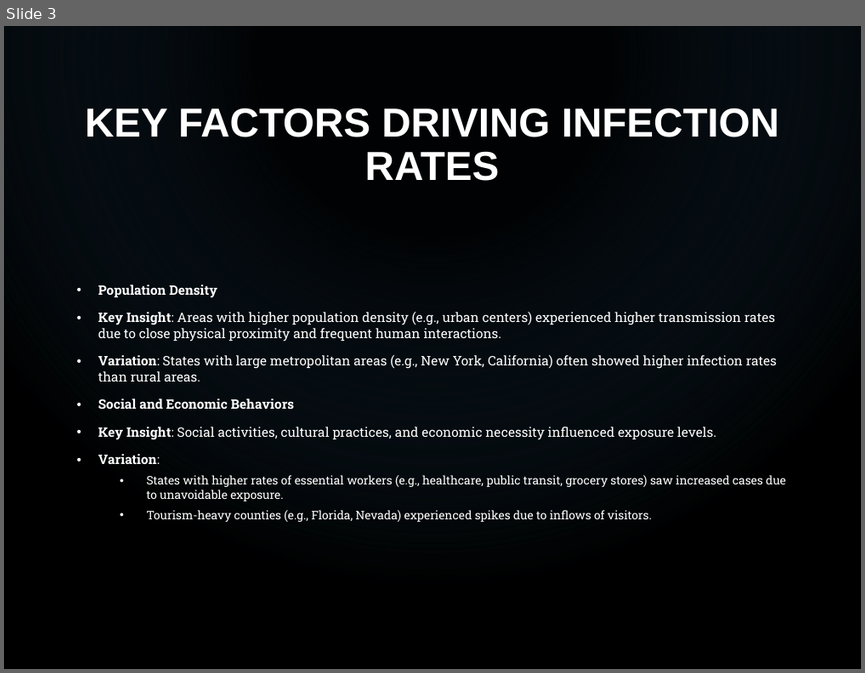
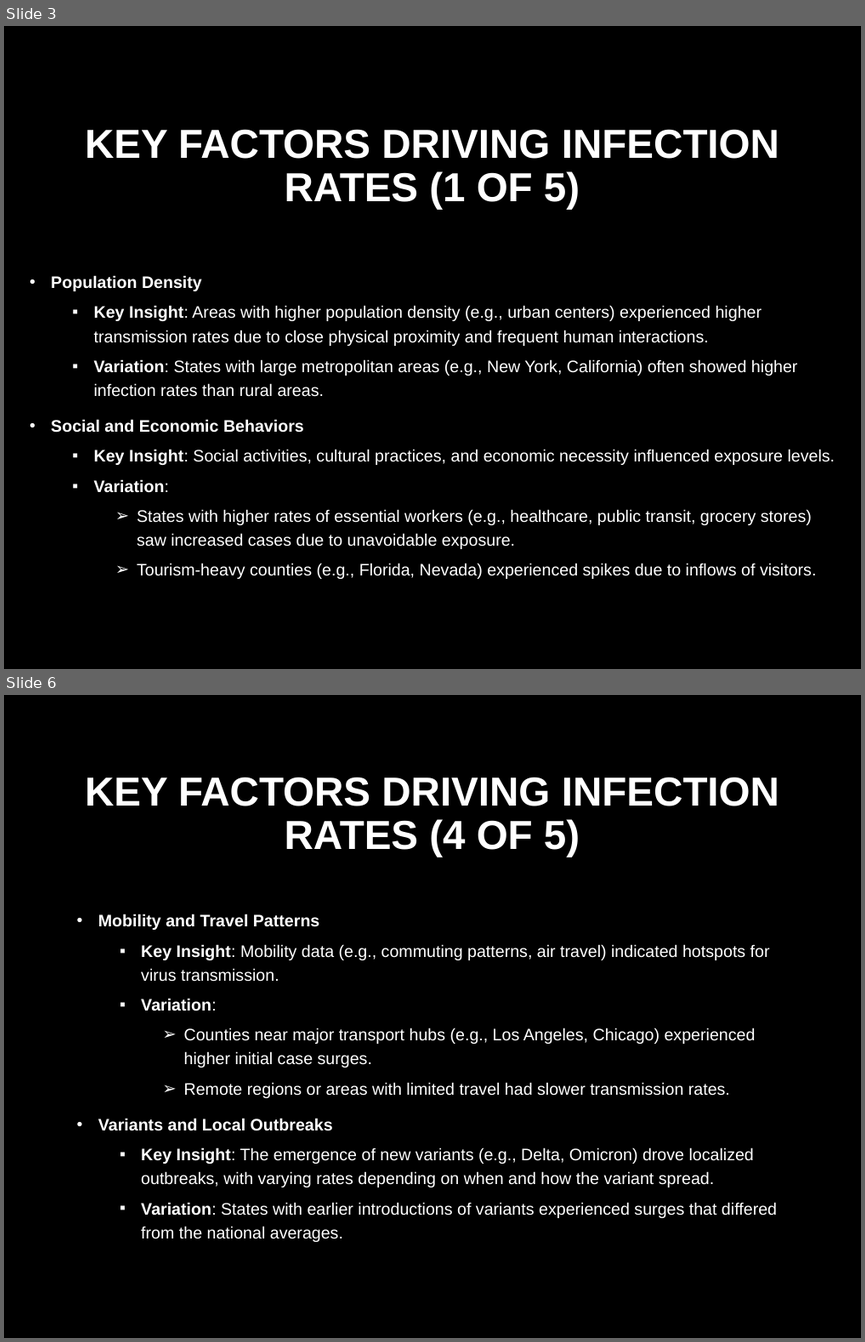
Before and after one commit to ryancmedina/project-one, a slide deck: Infection_Trends_COVID19_Presentation.pptx. Shown one above the other, each under a label of ours: slide 3 before the commit, slides 3 and 6 after it; the slides between them are not shown. The pictures are 865x673 and 865x1342 pixels, drawn with LibreOffice and Linux fonts; fonts in the diff are those of the drawing; background and template pictures are left out. Boxes give left, top, right and bottom in pixels: in the first picture for what was removed or moved away, otherwise in the second. Text is boxed around its words. In the diff, an @@ line names an element or a change of style, - is before the commit and + after.

```diff
--- a/Infection_Trends_COVID19_Presentation.pptx
+++ b/Infection_Trends_COVID19_Presentation.pptx
@@ slide 6 added at (4,695,861,1338), background picture (left out) @@
@@ title added at (85,777,779,857), 34 pt, text #FFFFFF, bold @@
+KEY FACTORS DRIVING INFECTION RATES (4 OF 5)
@@ text added at (98,913,777,1242), 14 pt, text #FFFFFF @@
+• Mobility and Travel Patterns
+  ▪ Key Insight: Mobility data (e.g., commuting patterns, air travel) indicated hotspots for virus transmission.
+  ▪ Variation:
+    ➢ Counties near major transport hubs (e.g., Los Angeles, Chicago) experienced higher initial case surges.
+    ➢ Remote regions or areas with limited travel had slower transmission rates.
+• Variants and Local Outbreaks
+  ▪ Key Insight: The emergence of new variants (e.g., Delta, Omicron) drove localized outbreaks, with varying rates depending on when and how the variant spread.
+  ▪ Variation: States with earlier introductions of variants experienced surges that differed from the national averages.
@@ slide 3 changed as well @@
@@ rectangle removed at (4,26,861,669) @@
@@ title at (85,129,779,210): text changed @@
-KEY FACTORS DRIVING INFECTION RATES
+KEY FACTORS DRIVING INFECTION RATES (1 OF 5)
@@ text "Population Density": place and size @@
-text "Population Density" at (98,284,786,522)
+text "Population Density" at (51,275,835,578)
@@ text "Population Density" at (51,275,835,578): size 11 to 14 pt in "Population Density", "Key Insight: Areas with higher population density ...", "Variation: States with large metropolitan areas (e.g., ...", "Social and Economic Behaviors" and 2 more places; font Roboto Slab to Arial; size 9.9 to 14 pt in "States with higher rates of essential workers ...", "Tourism-heavy counties (e.g., Florida, Nevada) experienced s ..."; line spacing 1 to 1.2; bullet • to ▪; list level 1 to 2 in "Key Insight: Areas with higher ..."; list level 1 to 2 in "Variation: States with large metropolitan ..."; list level 1 to 2 in "Key Insight: Social activities, cultural ..."; list level 1 to 2 in "Variation:"; bullet • to ➢; list level 2 to 3 in "States with higher rates of ..."; list level 2 to 3 in "Tourism-heavy counties (e.g., Florida, Nevada) ..." @@
```
Also in this commit, not shown: 4 other slides changed, 15 other slides added, 2 slides removed.
